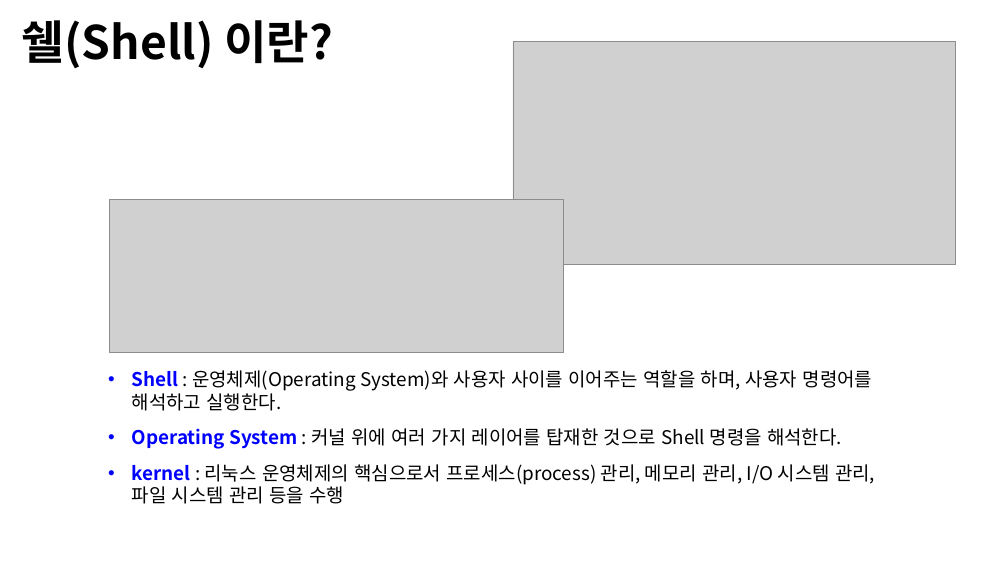
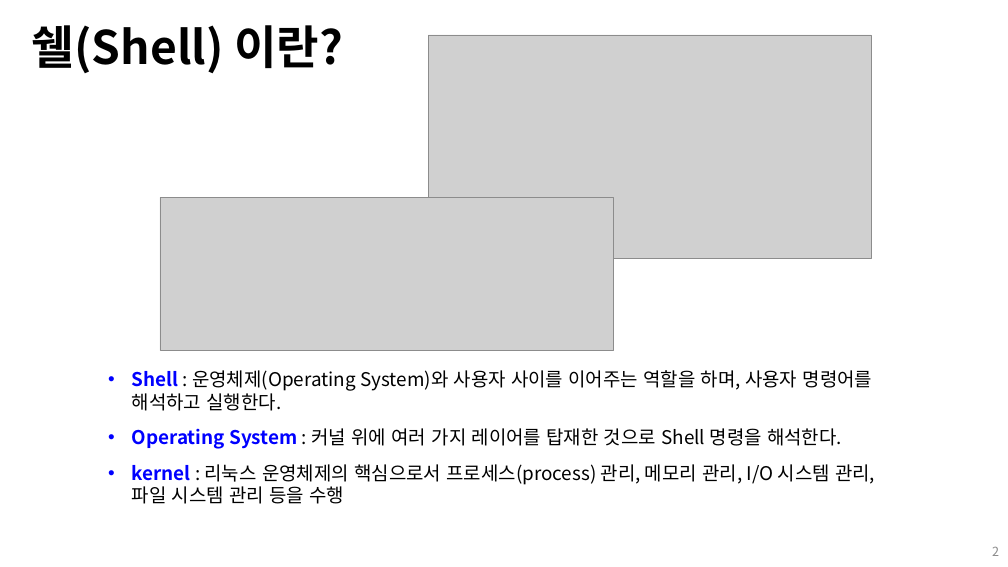
Before and after one commit to Open-Source-Programming/OpenSource-Lec, a slide deck: slide 2 of 03-shell_script_1.pptx. Drawn at 1008x567 pixels with LibreOffice and Linux fonts; fonts in the diff are those of the drawing; grey boxes stand for pictures; background and template pictures are left out. Boxes give left, top, right and bottom in pixels: in the first picture for what was removed or moved away, otherwise in the second. Text is boxed around its words. In the diff, an @@ line names an element or a change of style, - is before the commit and + after.

```diff
--- a/03-shell_script_1.pptx
+++ b/03-shell_script_1.pptx
@@ title "쉘(Shell) 이란?": place and size @@
-title "쉘(Shell) 이란?" at <box>22,20,333,68</box>
+title "쉘(Shell) 이란?" at <box>32,25,343,73</box>
@@ picture: place and size @@
-picture at <box>513,42,957,265</box>
+picture at <box>429,35,872,258</box>
@@ picture: place and size @@
-picture at <box>110,200,563,353</box>
+picture at <box>160,197,614,351</box>
@@ page number added at <box>992,547,999,556</box>, 12 pt, text #8C8C8C @@
+2
```
Also in this commit, not shown: 11 other slides changed, 20 slides added, 9 other files.
